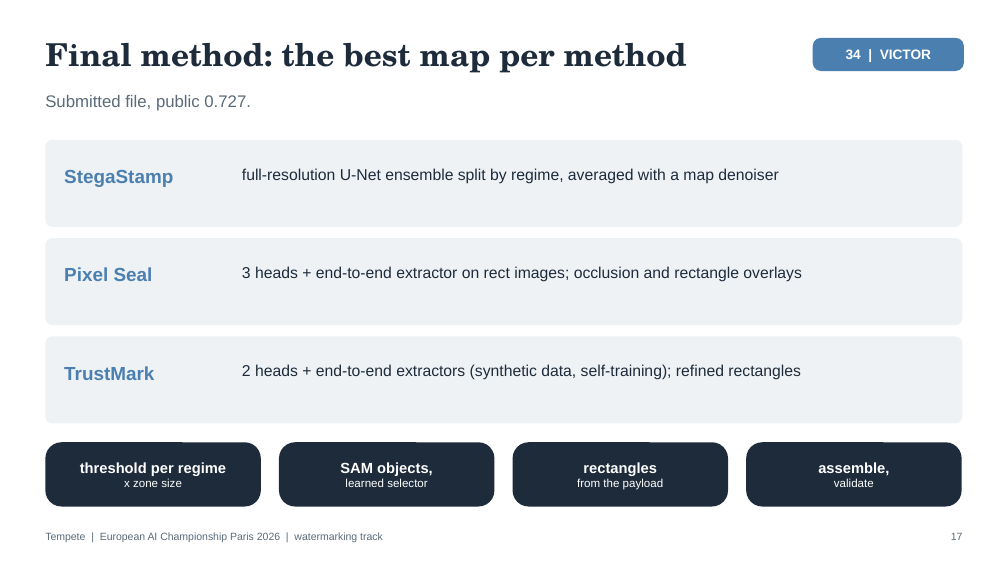
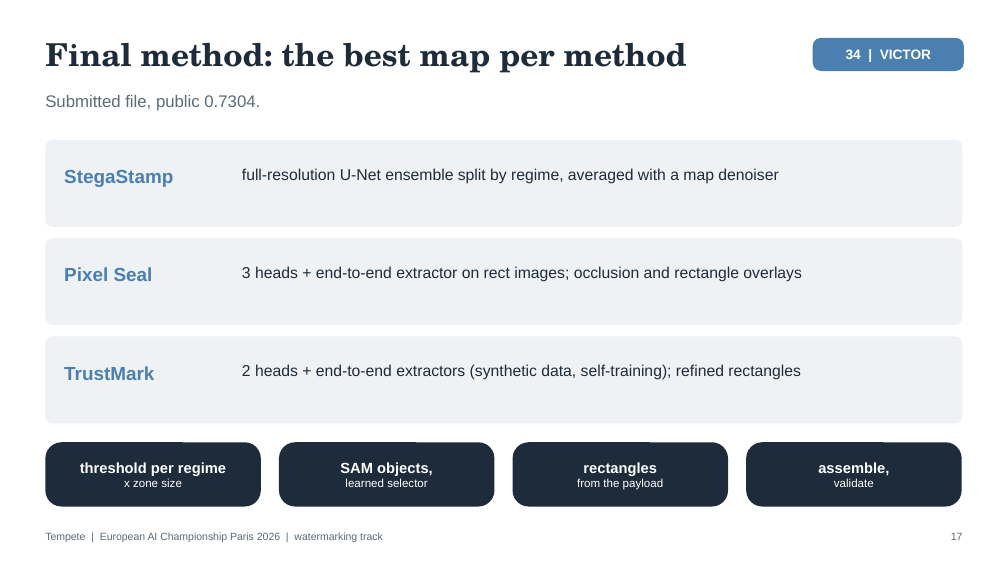
Before and after one commit to alex-pierron/Tempete, a slide deck: slide 17 of slides/tempete-slides.pptx. Drawn at 1008x567 pixels with LibreOffice and Linux fonts; fonts in the diff are those of the drawing. Boxes give left, top, right and bottom in pixels: in the first picture for what was removed or moved away, otherwise in the second. Text is boxed around its words. In the diff, an @@ line names an element or a change of style, - is before the commit and + after.

Commit message:
docs: record the final scores and ranks; add Pixel Seal fusion scripts
Watermark localisation 0.7304 with Pixel Seal maps re-fused with the
end-to-end maps; final public ranks; write-up and slides regenerated;
negative results of the last runs. Drops a test that read report data
not shipped in this repository.

```diff
--- a/slides/tempete-slides.pptx
+++ b/slides/tempete-slides.pptx
@@ text at box(45, 95, 260, 111): text changed @@
-Submitted file, public 0.727.
+Submitted file, public 0.7304.
```
Also in this commit, not shown: 6 other slides changed, 16 other files.
